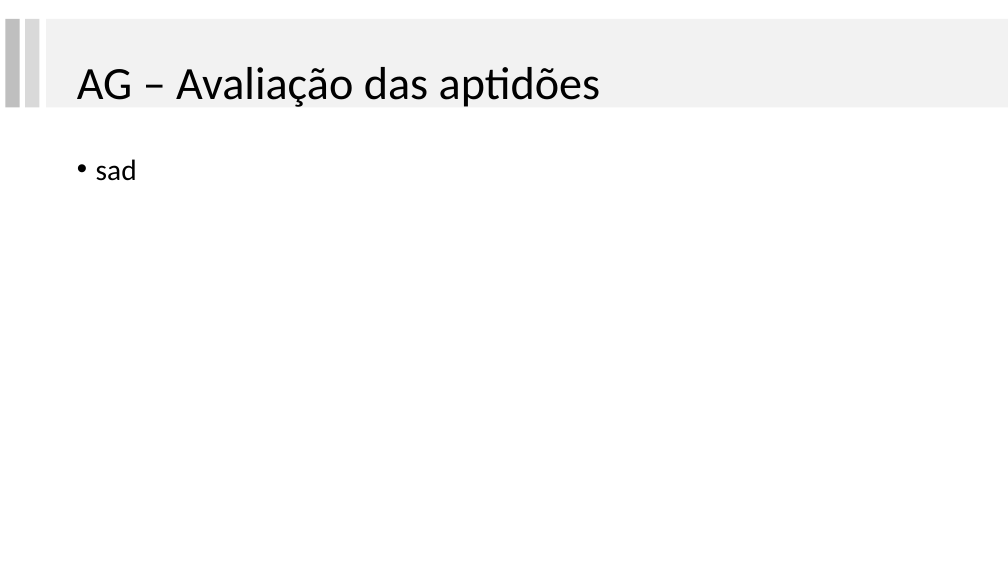
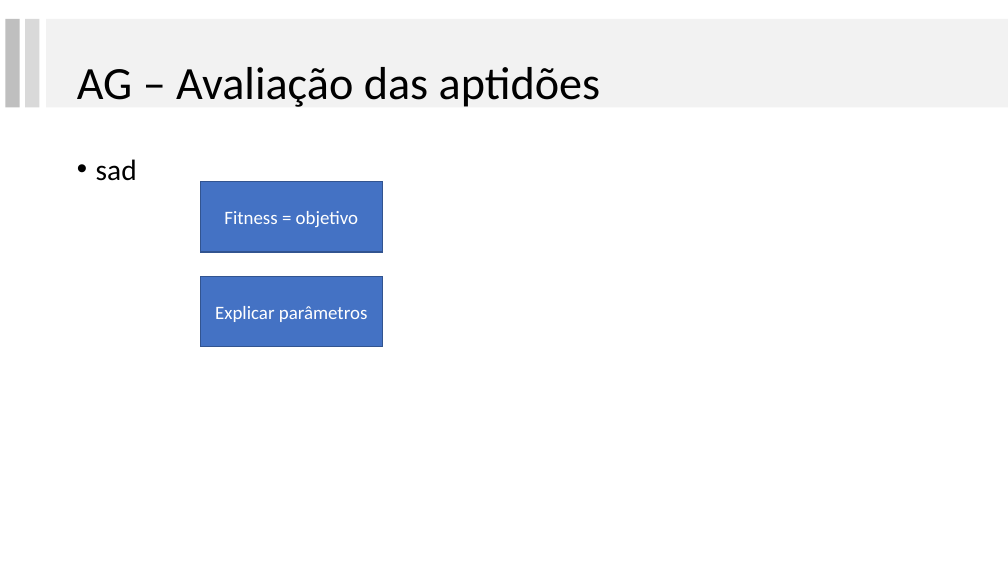
Before and after one commit to lpbiasoto/metaheuristicas, a slide deck: slide 15 of Apresentacao 3/ApresentacaoGA.pptx (slide 10 before the commit). Drawn at 1008x567 pixels with LibreOffice and Linux fonts; fonts in the diff are those of the drawing. Boxes give left, top, right and bottom in pixels: in the first picture for what was removed or moved away, otherwise in the second. Text is boxed around its words. In the diff, an @@ line names an element or a change of style, - is before the commit and + after.

```diff
--- a/Apresentacao 3/ApresentacaoGA.pptx
+++ b/Apresentacao 3/ApresentacaoGA.pptx
@@ rectangle added at <box>200,181,383,252</box>, fill #4472C4, outline #325491 1 pt, 18 pt, text #FFFFFF @@
+Fitness = objetivo
@@ rectangle added at <box>200,277,383,347</box>, fill #4472C4, outline #325491 1 pt, 18 pt, text #FFFFFF @@
+Explicar parâmetros
```
Also in this commit, not shown: 6 other slides changed, 7 slides added, 15 slides removed.
